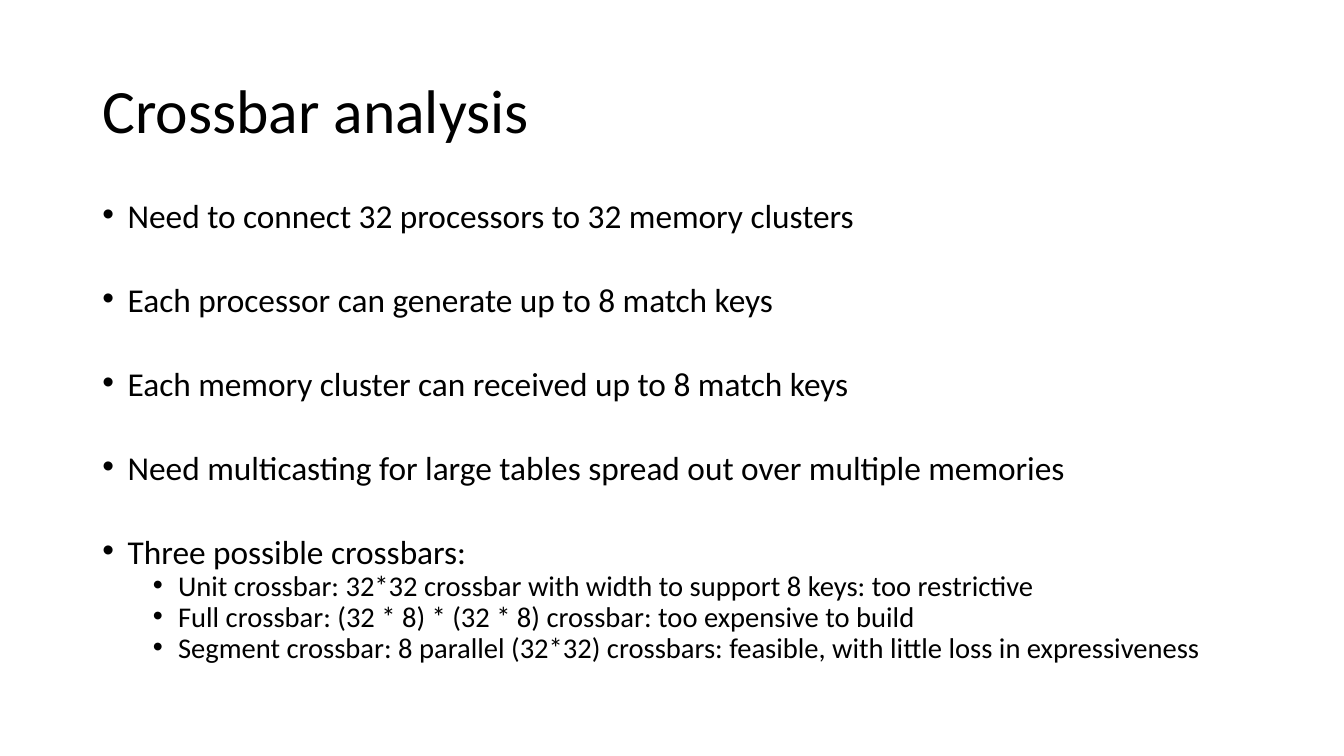
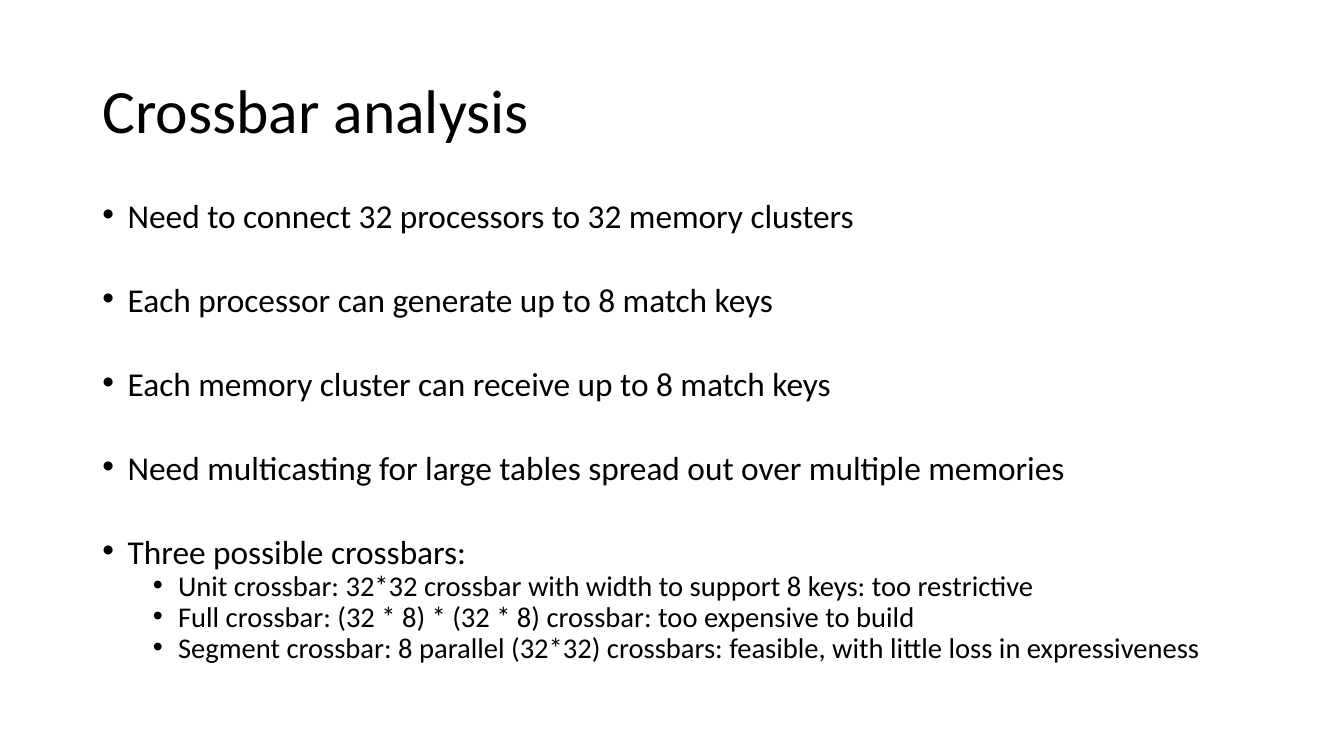
Before and after one commit to anirudhSK/drmt_talk, a slide deck: slide 23 of drmt.pptx (slide 22 before the commit). Drawn at 1344x756 pixels with LibreOffice and Linux fonts; fonts in the diff are those of the drawing. Boxes give left, top, right and bottom in pixels: in the first picture for what was removed or moved away, otherwise in the second. Text is boxed around its words. In the diff, an @@ line names an element or a change of style, - is before the commit and + after.

```diff
--- a/drmt.pptx
+++ b/drmt.pptx
@@ text at <box>128,373,830,402</box>: text changed @@
-• Each memory cluster can received up to 8 match keys
+• Each memory cluster can receive up to 8 match keys
```
Also in this commit, not shown: 3 other slides changed, 1 slide added.
